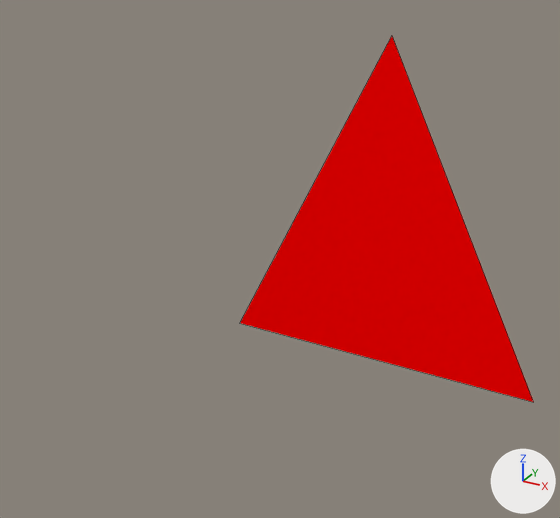
An edit to the glTF model test/data/normal_mapped_invalid_tangents.gltf, drawn before and after from the same camera.
Rendered twice from a camera (50 mm lens) standing at (1.27, -2.021, 1.287) and looking at (0.442, -0.515, 0.534). Every picture has the same lights, and +X, +Y and +Z are marked at lower right. The first picture is the older version. Mesh edges are drawn as thin lines.

Objects in the first picture: 'NormalMappedMesh'.
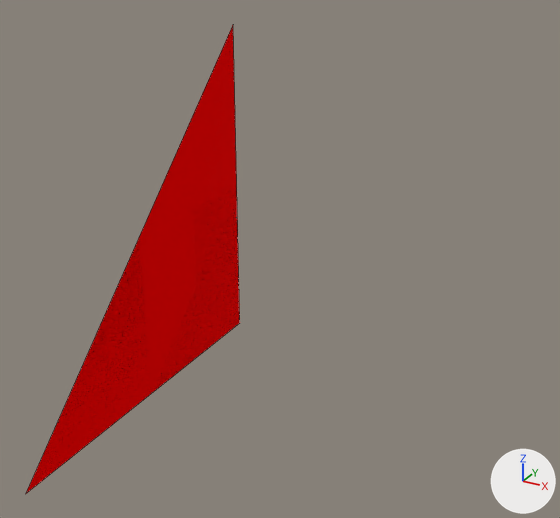
The change in detail:
me_normalmappedmesh is used by ob_normalmappedmesh; location (0.0, 0.0, 0.0).
me_normalmappedmesh had 3 vertices, 1 face and spanned x 0.0..1.0, y 0.0, z 0.0..1.0.
me_normalmappedmesh now has 3 vertices, 1 face and spans x 0.0, y -1.0..0.0, z 0.0..1.0.
Part 1, on me_normalmappedmesh:
Vertex 1 of me_normalmappedmesh moves from (1.0, 0.0, 0.0) at pixel (533, 402) to (0.0, 0.0, 1.0) at pixel (233, 24).
Vertex 2 of me_normalmappedmesh moves from (0.5, 0.0, 1.0) at pixel (392, 35) to (0.0, -1.0, 0.0) at pixel (25, 494).

Where the change shows, as pixel boxes (x1, y1, x2, y2) in the pictures (560 x 518 px):
'NormalMappedMesh', reshaped (27% narrower, 28% taller)
    before: (240, 37, 534, 402)
    after: (26, 25, 240, 493)
